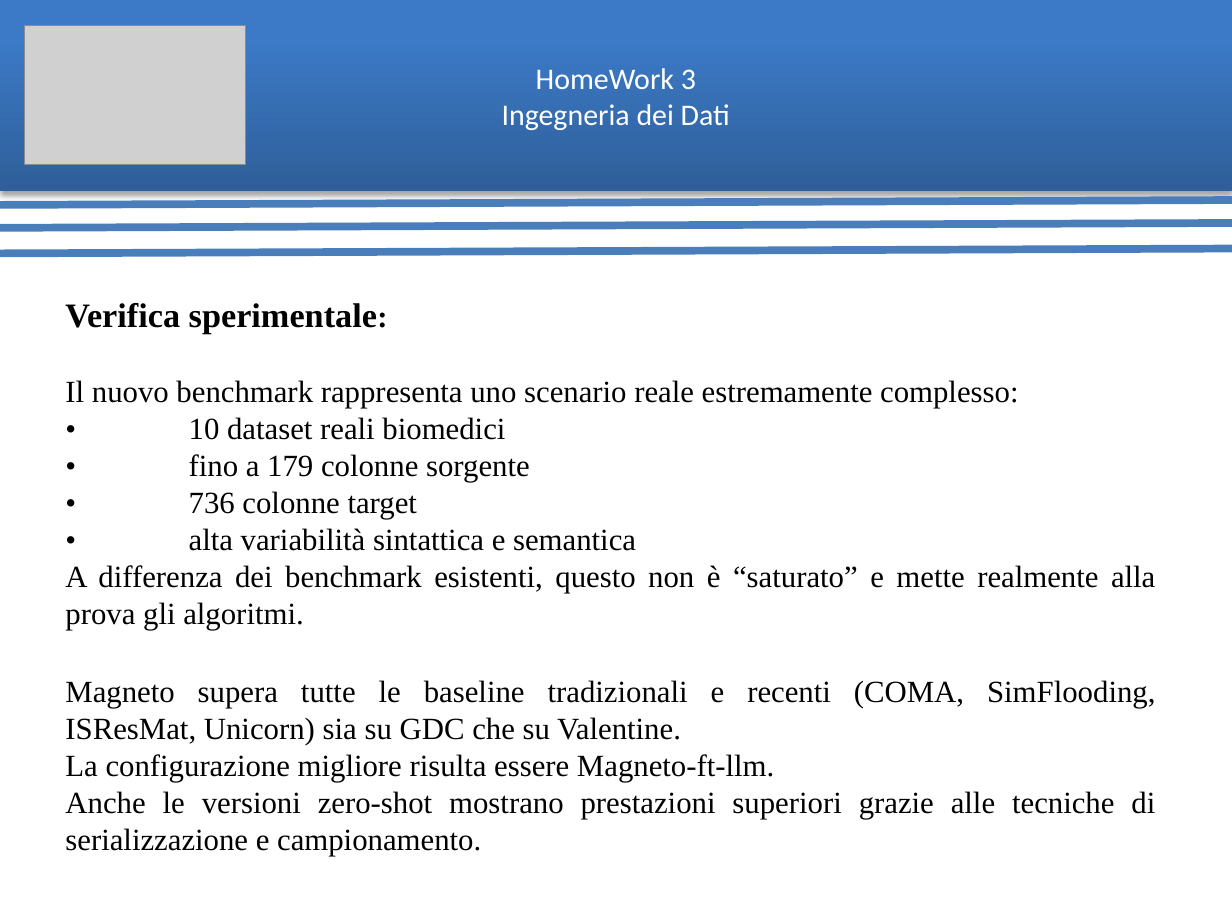
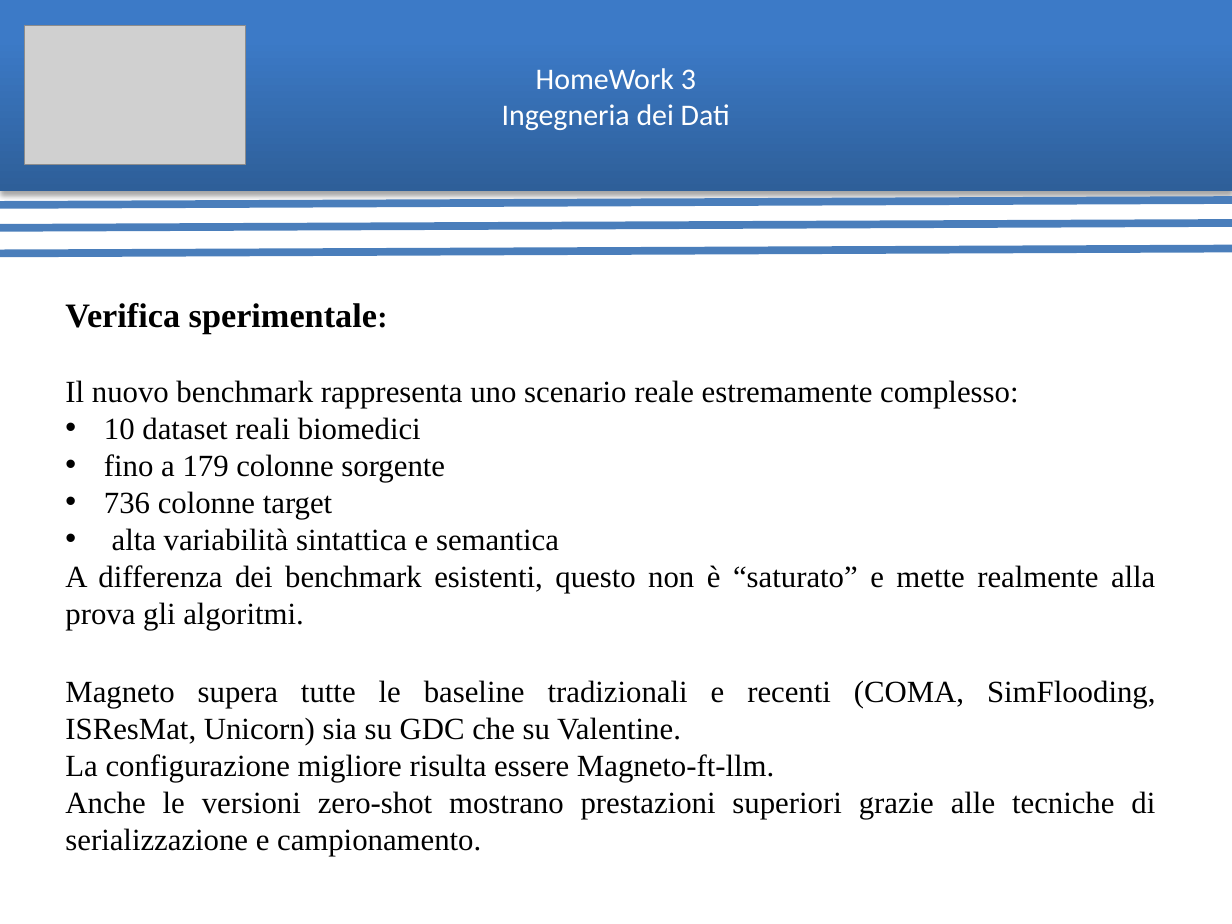
Before and after one commit to ArthexTheKing/Ingegneria-dei-Dati, a slide deck: slide 10 of Homework 3/HomeWork 3 Presentazione.pptx. Drawn at 1232x924 pixels with LibreOffice and Linux fonts; fonts in the diff are those of the drawing; grey boxes stand for pictures. Boxes give left, top, right and bottom in pixels: in the first picture for what was removed or moved away, otherwise in the second. Text is boxed around its words. In the diff, an @@ line names an element or a change of style, - is before the commit and + after.

```diff
--- a/Homework 3/HomeWork 3 Presentazione.pptx
+++ b/Homework 3/HomeWork 3 Presentazione.pptx
@@ text at (x1=104, y1=417, x2=559, y2=551): text changed @@
-• 10 dataset reali biomedici
-• fino a 179 colonne sorgente
-• 736 colonne target
-• alta variabilità sintattica e semantica
+• 10 dataset reali biomedici
+• fino a 179 colonne sorgente
+• 736 colonne target
+• alta variabilità sintattica e semantica
```
Also in this commit, not shown: 9 other slides changed, 1 other file.
